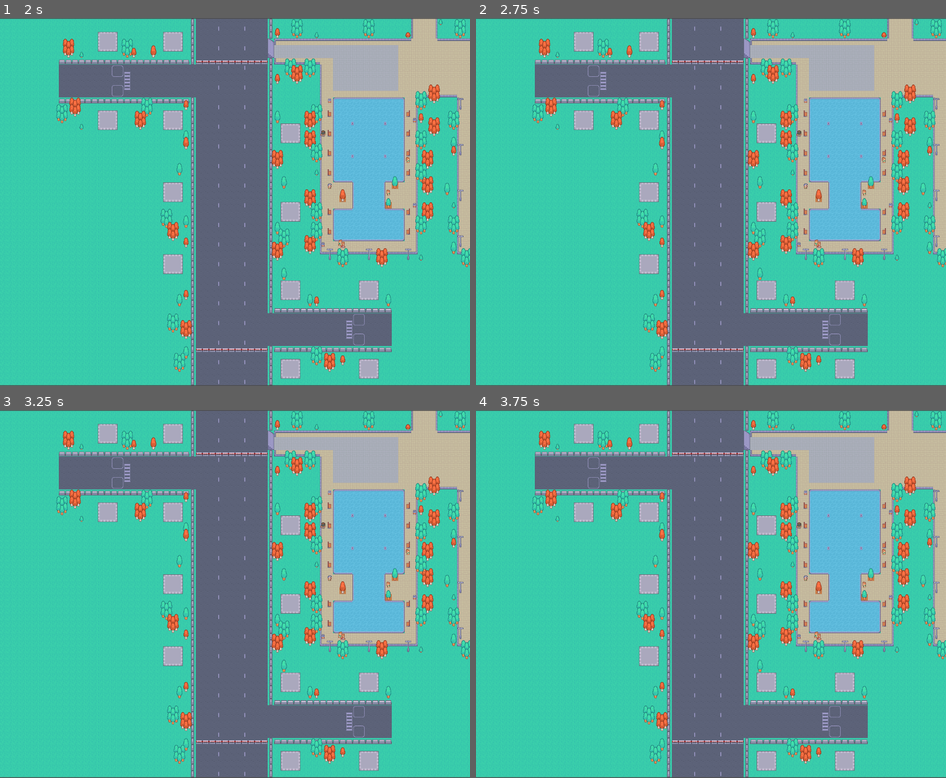
Above: before the commit, frames 1-4 (two rows, left to right).
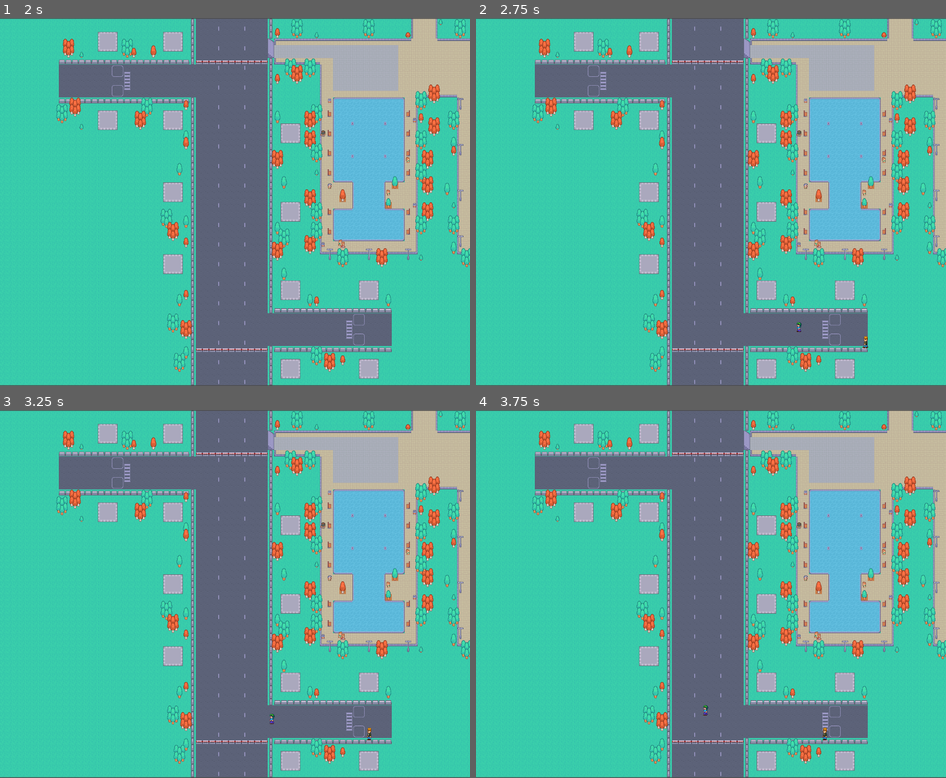
Above: after the commit, the same moments.

Repository: Amirhosseinn1001/BugsBuzzi
Game: Godot game, scene res://Scenes/game.tscn
Same seed, same stepped clock (60 frames per second), same inputs: the game is played once before the commit and once after it.
Inputs:
- Up to frame 1 (2 s): tap Enter at 0.5 s; tap Space at 1.25 s
- Up to frame 2 (2.75 s): tap Enter at 2 s
- Up to frame 3 (3.25 s): no input
- Up to frame 4 (3.75 s): tap Space at 3.5 s

Frame 1 is identical in both runs. In frame 2, less than 0.1% of the frame differs, in the area x 68-84%, y 82-90%; in frame 3, less than 0.1%; in frame 4, less than 0.1%, in the area x 48-75%, y 80-90%.

Commit message:
enemy spawner

Diff:
--- a/mas/Scenes/change_direction_zone.tscn
+++ b/mas/Scenes/change_direction_zone.tscn
@@ -8,3 +8,4 @@
 [node name="Timer" type="Timer" parent="."]
 
 [connection signal="body_entered" from="." to="." method="_on_body_entered"]
+[connection signal="body_exited" from="." to="." method="_on_body_exited"]
--- a/mas/Scenes/game.tscn
+++ b/mas/Scenes/game.tscn
@@ -1,7 +1,9 @@
-[gd_scene load_steps=5 format=3 uid="uid://cb7gtds3etmos"]
+[gd_scene load_steps=10 format=3 uid="uid://dwsryauignfg7"]
 
 [ext_resource type="Texture2D" uid="uid://cmst086sy6k7k" path="res://Sprites/TileMap/tilemap.png" id="1_ebmjs"]
-[ext_resource type="PackedScene" uid="uid://bg43vevekyn4f" path="res://Scenes/NPC.tscn" id="2_qxrlw"]
+[ext_resource type="PackedScene" path="res://Scenes/NPC.tscn" id="2_qxrlw"]
+[ext_resource type="PackedScene" uid="uid://bmn7vd1kpbe1g" path="res://Scenes/spawn_area.tscn" id="3_wrm1d"]
+[ext_resource type="PackedScene" uid="uid://c2oru8b0oo6mt" path="res://Scenes/change_direction_zone.tscn" id="6_i6g32"]
 
 [sub_resource type="TileSetAtlasSource" id="TileSetAtlasSource_e2o6t"]
 texture = ExtResource("1_ebmjs")
@@ -541,6 +543,15 @@
 [sub_resource type="TileSet" id="TileSet_feb5d"]
 sources/0 = SubResource("TileSetAtlasSource_e2o6t")
 
+[sub_resource type="RectangleShape2D" id="RectangleShape2D_3dryh"]
+size = Vector2(24, 80)
+
+[sub_resource type="RectangleShape2D" id="RectangleShape2D_wowpa"]
+size = Vector2(160, 80)
+
+[sub_resource type="RectangleShape2D" id="RectangleShape2D_i6g32"]
+size = Vector2(176, 64)
+
 [node name="Node2D" type="Node2D"]
 
 [node name="TileMap" type="TileMap" parent="."]
@@ -560,3 +571,24 @@
 
 [node name="Npc" parent="." instance=ExtResource("2_qxrlw")]
 position = Vector2(258, 99)
+
+[node name="Area2D" parent="." instance=ExtResource("3_wrm1d")]
+position = Vector2(416, 304)
+
+[node name="CollisionShape2D" type="CollisionShape2D" parent="Area2D"]
+position = Vector2(-24, 8)
+shape = SubResource("RectangleShape2D_3dryh")
+
+[node name="Area2D2" parent="." instance=ExtResource("6_i6g32")]
+position = Vector2(-8, 312)
+
+[node name="CollisionShape2D" type="CollisionShape2D" parent="Area2D2"]
+position = Vector2(8, 0)
+shape = SubResource("RectangleShape2D_wowpa")
+
+[node name="Area2D3" parent="." instance=ExtResource("6_i6g32")]
+position = Vector2(0, -296)
+
+[node name="CollisionShape2D" type="CollisionShape2D" parent="Area2D3"]
+position = Vector2(-8, 8)
+shape = SubResource("RectangleShape2D_i6g32")
--- /dev/null
+++ b/mas/Scenes/spawn_area.tscn
@@ -0,0 +1,12 @@
+[gd_scene load_steps=5 format=3 uid="uid://bmn7vd1kpbe1g"]
+
+[ext_resource type="Script" uid="uid://c638nabcct724" path="res://Scripts/area_2d.gd" id="1_oamm6"]
+[ext_resource type="PackedScene" uid="uid://ff1ki7ul4f2q" path="res://Scenes/man.tscn" id="2_y4735"]
+[ext_resource type="PackedScene" uid="uid://qlgf7njmlb4u" path="res://Scenes/woman.tscn" id="3_umoa3"]
+[ext_resource type="PackedScene" uid="uid://kww0tuhna5p2" path="res://Scenes/nerd.tscn" id="4_d2gjy"]
+
+[node name="Area2D" type="Area2D"]
+script = ExtResource("1_oamm6")
+man_scene = ExtResource("2_y4735")
+woman_scene = ExtResource("3_umoa3")
+nerd_scene = ExtResource("4_d2gjy")
--- /dev/null
+++ b/mas/Scripts/area_2d.gd
@@ -0,0 +1,62 @@
+extends Area2D
+
+@export var man_scene: PackedScene
+@export var woman_scene: PackedScene
+@export var nerd_scene: PackedScene        # drag your enemy.tscn here in the Inspector
+@export var spawn_interval: float = 2.0     # seconds between spawns
+@export var max_enemies: int = 10           # how many enemies can exist at once
+@export var spawn_area_size: Vector2 = Vector2(300, 200)  # width/height of spawn zone
+@onready var timer: Timer = Timer.new()
+var active_enemies: Array = []
+
+func _ready() -> void:
+	randomize()
+	add_child(timer)
+	timer.wait_time = spawn_interval
+	timer.timeout.connect(_on_timer_timeout)
+	timer.start()
+
+
+func _on_timer_timeout() -> void:
+	active_enemies = active_enemies.filter(func(e): return is_instance_valid(e))
+	if active_enemies.size() >= max_enemies:
+		return
+
+	var enemy_scene
+	var r = randi_range(0, 2)
+	if r == 0:
+		enemy_scene = man_scene
+	elif r == 1:
+		enemy_scene = woman_scene
+	else:
+		enemy_scene = nerd_scene
+
+	var enemy = enemy_scene.instantiate()
+	enemy.position = get_random_point_in_area()
+	print("enemy spawned")
+	print(enemy.position)
+	get_parent().add_child(enemy)
+	active_enemies.append(enemy)
+	timer.wait_time = randf_range(0.5, 3.0)
+	timer.start()
+
+
+func get_random_point_in_area() -> Vector2:
+	var shape = $CollisionShape2D.shape
+	var transform = $CollisionShape2D.global_transform
+
+	if shape is RectangleShape2D:
+		var half = shape.size / 2
+		var local_pos = Vector2(
+			randf_range(-half.x, half.x),
+			randf_range(-half.y, half.y)
+		)
+		return transform.origin + local_pos
+
+	elif shape is CircleShape2D:
+		var angle = randf() * TAU
+		var radius = randf() * shape.radius
+		var local_pos = Vector2(cos(angle), sin(angle)) * radius
+		return transform.origin + local_pos
+
+	return transform.origin
--- a/mas/Scripts/change_direction_zone.gd
+++ b/mas/Scripts/change_direction_zone.gd
@@ -15,3 +15,12 @@
 func _on_body_entered(body: Node2D) -> void:
 	if body.has_node("Timer"):
 		body.get_node("Timer").start()
+
+
+
+func _on_body_exited(body: Node2D) -> void:
+	if body.has_method("change_direction"):
+		if not body.changed_direction:
+			body.change_direction()
+			body.timer.stop()
+		body.changed_direction = false
--- a/mas/Scripts/man.gd
+++ b/mas/Scripts/man.gd
@@ -3,7 +3,7 @@
 @onready var timer: Timer = $Timer
 @export var max_health: int = 1000
 const SPEED = 100
-
+var changed_direction = false
 var health: int
 
 func _ready() -> void:
@@ -34,7 +34,7 @@
 func change_direction() -> void:
 	#print(name + " direction changed")
 	direction = int(!bool(direction))  # toggles between 0 and 1
-
+	changed_direction = true
 
 func _on_timer_timeout() -> void:
 	change_direction()
--- a/mas/Scripts/nerd.gd
+++ b/mas/Scripts/nerd.gd
@@ -5,6 +5,7 @@
 const SPEED = 300
 var health: int
 var direction = 0
+var changed_direction = false
 
 func _ready() -> void:
 	health = max_health
@@ -33,7 +34,7 @@
 func change_direction() -> void:
 	#print(name + " direction changed")
 	direction = int(!bool(direction))  # toggles between 0 and 1
-
+	changed_direction = true
 
 
 
--- a/mas/Scripts/woman.gd
+++ b/mas/Scripts/woman.gd
@@ -6,6 +6,7 @@
 const SPEED = 250
 var health: int
 var direction = 0
+var changed_direction = false
 
 func _ready() -> void:
 	health = max_health
@@ -34,7 +35,7 @@
 func change_direction() -> void:
 	#print(name + " direction changed")
 	direction = int(!bool(direction))  # toggles between 0 and 1
-
+	changed_direction = true
 
 func _on_timer_timeout() -> void:
 	change_direction()
Not shown, added: mas/Scripts/area_2d.gd.uid
